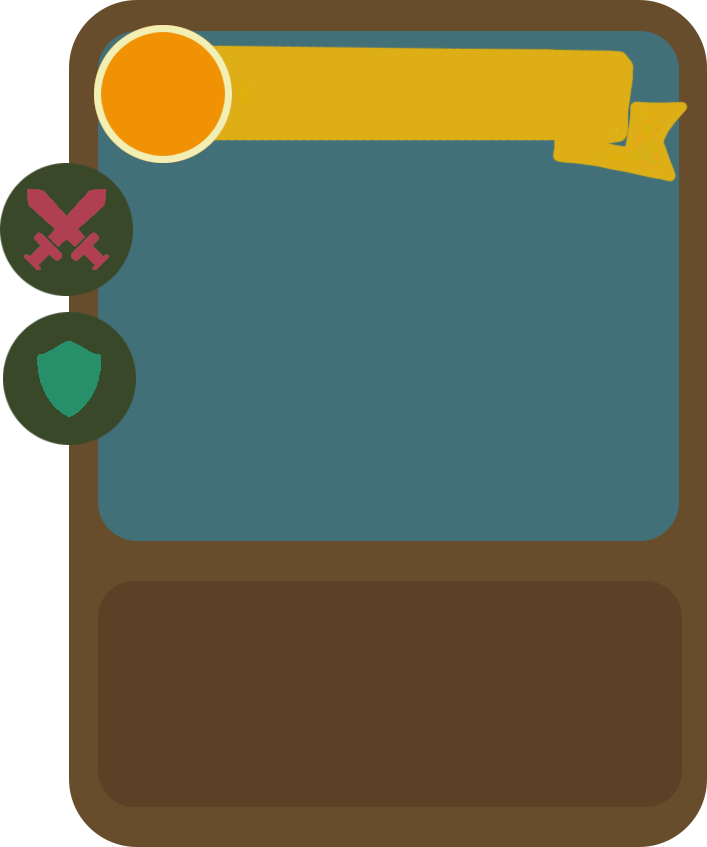
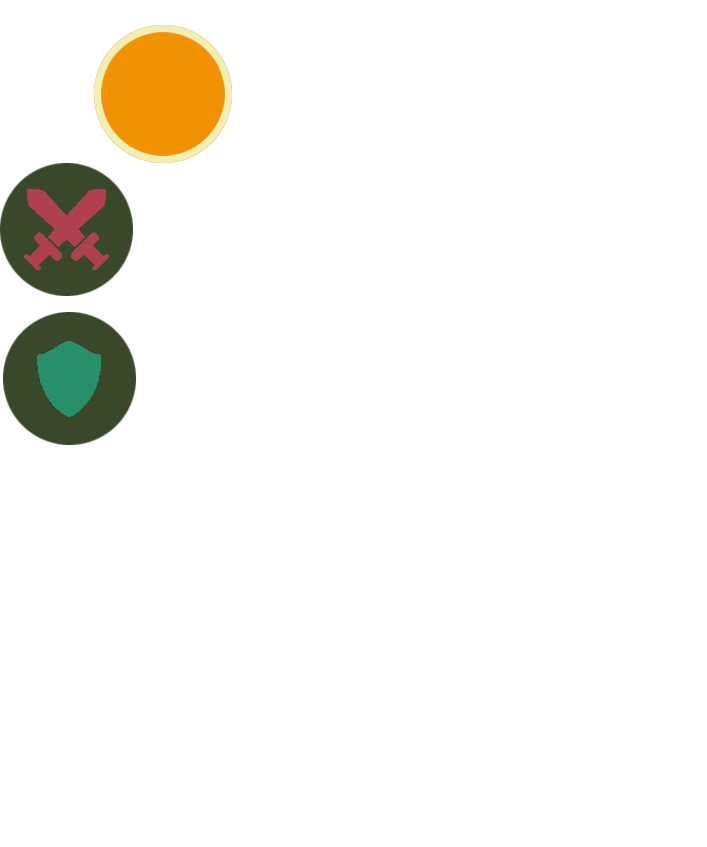
Comparing the layer stacks of the two 707 × 847 images. Changes:
painted on "Name Box" over <box>193,44,689,183</box>
painted on "Description Box" over <box>98,581,682,807</box>
painted on "Champion Box" over <box>98,31,679,541</box>
painted on "Card Body" over <box>69,0,707,847</box>
